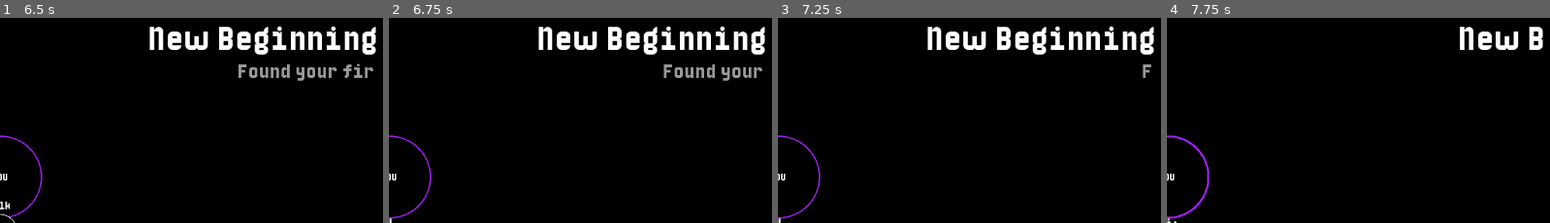
Above: before the commit, frames 1-4 (left to right).
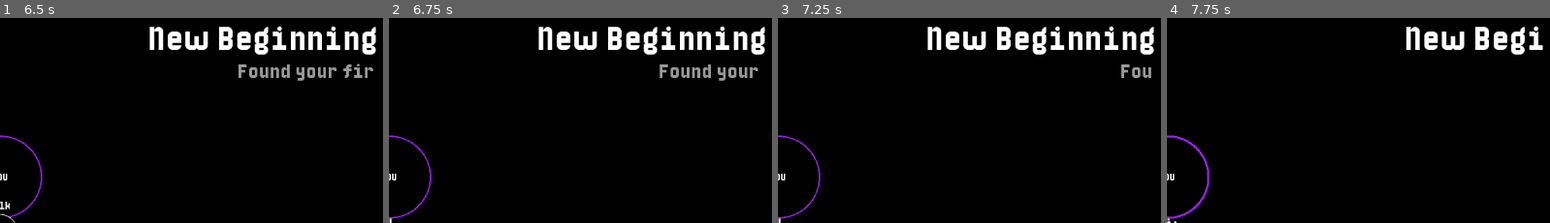
Above: after the commit, the same moments.

Repository: pirey0/LD58
Game: Godot game, scene res://main.tscn
Two runs of this game, one before a commit and one after it. Both use one fixed random seed, a clock stepped at 60 frames per second and the inputs below.
Inputs (mouse positions are % of the whole screen's width and height, from its top left):
- Up to frame 1 (6.5 s): click "Begin" at 0.5 s; click "Begin" at 1.25 s; click "Begin" at 2 s; tap Enter at 2.75, 5.75 s; move the mouse to (72, 42) at 2.77 s; tap 1 at 2.85 s; click (72, 42) at 2.92 s; drag from (30, 52) to (45, 68) at 3.52 s; move the mouse to (60, 24) at 4.27 s; tap 3 at 4.35 s; click (60, 24) at 4.42 s; tap Space at 5 s; drag from (45, 68) to (20, 31) at 5.02 s; move the mouse to (80, 63) at 5.77 s; tap Q at 5.85 s; click (80, 63) at 5.92 s
- Up to frame 2 (6.75 s): drag from (20, 31) to (35, 21) at 6.52 s
- Up to frame 3 (7.25 s): no input
- Up to frame 4 (7.75 s): move the mouse to (55, 47) at 7.27 s; tap 2 at 7.35 s; click (55, 47) at 7.42 s
The pictures show only the part of the screen within x 50-100%, y 8-58%; the shares and areas given below are measured in that part.

Frame 1 is identical in both runs. In frame 2, 1.0% of the frame differs, in the area x 70-98%, y 22-31%; in frame 3, 0.3%; in frame 4, 2.4%, in the area x 62-99%, y 3-18%.
Error in both runs: Invalid access to property or key 'position' on a base object of type 'null instance'. (res://progression/progression_step_2.gd:15)

Commit message:
finished progression setup

Diff:
--- a/balancing.gd
+++ b/balancing.gd
@@ -10,3 +10,10 @@
 
 const GOAL_NET_WORTH_1 := 25000
 const GOAL_NET_WORTH_2 := 100_000
+const GOAL_NET_WORTH_3 := 1_000_000
+const GOAL_NET_WORTH_4 := 1_000_000_000
+const GOAL_NET_WORTH_5 := 1_000_000_000_000
+
+const GOAL_PURCHASE_1 := 50_000_000
+
+const GOAL_FORTUNE_500 := 16_000_000_000
--- a/progression.gd
+++ b/progression.gd
@@ -17,6 +17,9 @@
 var received_loan := false
 var had_bankrupcy_with_debt := false
 var trading_goods_tier_2 := false
+var aquired_public_company := false #TODO
+var can_leverage_buyout := false #TODO
+var received_leveraged_buyout := false #TODO
 
 var net_worth := 0
 
--- a/progression/progression_step_12.gd
+++ b/progression/progression_step_12.gd
@@ -5,13 +5,14 @@
 	return "Economy of Scale"
 
 func get_display_descr() -> String:
-	return "You have now unlocked higher volume goods trading options. \nReach $s total eval." % Util.format_money(Balancing.GOAL_NET_WORTH_2)
+	return "You have now unlocked higher volume goods trading options. \nReach $s total value." % Util.format_money(Balancing.GOAL_NET_WORTH_2)
 
 func begin_step():
 	G.progression.trading_goods_tier_2 = true
 	super()
 
 func skip_step():
+	G.progression.trading_goods_tier_2 = true
 	super()
 
 func _physics_process(delta: float) -> void:
--- /dev/null
+++ b/progression/progression_step_13.gd
@@ -0,0 +1,19 @@
+extends ProgressionStep
+
+
+func get_display_title() -> String:
+	return "Going Private"
+
+func get_display_descr() -> String:
+	return "Loans will only take you so far. It's time to take it to the next step. \n Aquire a publicly traded company."
+
+func begin_step():
+	#TODO spawn in first few small companies
+	super()
+
+func skip_step():
+	super()
+
+func _physics_process(delta: float) -> void:
+	if G.progression.aquired_public_company:
+		finish()
--- /dev/null
+++ b/progression/progression_step_14.gd
@@ -0,0 +1,20 @@
+extends ProgressionStep
+
+
+func get_display_title() -> String:
+	return "Leveraged Buyout"
+
+func get_display_descr() -> String:
+	return "Buying a company directly can be profitable, but it requires a large amount capital. Maybe you can get a bank to share this burden."
+
+func begin_step():
+	G.progression.can_leverage_buyout = true
+	super()
+
+func skip_step():
+	G.progression.can_leverage_buyout = true
+	super()
+
+func _physics_process(delta: float) -> void:
+	if G.progression.received_leveraged_buyout:
+		finish()
--- /dev/null
+++ b/progression/progression_step_15.gd
@@ -0,0 +1,20 @@
+extends ProgressionStep
+
+
+func get_display_title() -> String:
+	return "The Big League"
+
+func get_display_descr() -> String:
+	return "It's time to start looking at the big players. \n Reach %s total value." % Util.format_money(Balancing.GOAL_NET_WORTH_3)
+
+func begin_step():
+	#TODO spawn in all companies
+	super()
+
+func skip_step():
+	#TODO spawn in all companies
+	super()
+
+func _physics_process(delta: float) -> void:
+	if G.progression.net_worth > Balancing.GOAL_NET_WORTH_3:
+		finish()
--- /dev/null
+++ b/progression/progression_step_16.gd
@@ -0,0 +1,19 @@
+extends ProgressionStep
+
+
+func get_display_title() -> String:
+	return "Heavy Hitter"
+
+func get_display_descr() -> String:
+	return "Aquire a company with an evaluation of at least %s." % Util.format_money(Balancing.GOAL_PURCHASE_1)
+
+func begin_step():
+	super()
+
+func skip_step():
+	super()
+
+func _physics_process(delta: float) -> void:
+	#TODO
+	pass
+		#finish()
--- /dev/null
+++ b/progression/progression_step_17.gd
@@ -0,0 +1,18 @@
+extends ProgressionStep
+
+
+func get_display_title() -> String:
+	return "Part of the 0.003%"
+
+func get_display_descr() -> String:
+	return "Reach a value of %s" % Util.format_money(Balancing.GOAL_NET_WORTH_4)
+
+func begin_step():
+	super()
+
+func skip_step():
+	super()
+
+func _physics_process(delta: float) -> void:
+	if G.progression.net_worth > Balancing.GOAL_NET_WORTH_4:
+		finish()
--- /dev/null
+++ b/progression/progression_step_18.gd
@@ -0,0 +1,18 @@
+extends ProgressionStep
+
+
+func get_display_title() -> String:
+	return "FORTUNE 500"
+
+func get_display_descr() -> String:
+	return "Aquire a Fortune 500 company. \n (>%s evaluation)" % Util.format_money(Balancing.GOAL_FORTUNE_500)
+
+func begin_step():
+	super()
+
+func skip_step():
+	super()
+
+func _physics_process(delta: float) -> void:
+	pass
+	#TODO
--- /dev/null
+++ b/progression/progression_step_19.gd
@@ -0,0 +1,18 @@
+extends ProgressionStep
+
+
+func get_display_title() -> String:
+	return "Suck it Elon"
+
+func get_display_descr() -> String:
+	return "Become the first Trilionair in the world."
+
+func begin_step():
+	super()
+
+func skip_step():
+	super()
+
+func _physics_process(delta: float) -> void:
+	if G.progression.net_worth > Balancing.GOAL_NET_WORTH_5:
+		finish()
--- /dev/null
+++ b/progression/progression_step_20.gd
@@ -0,0 +1,18 @@
+extends ProgressionStep
+
+
+func get_display_title() -> String:
+	return "Back to the Big 5"
+
+func get_display_descr() -> String:
+	return "Aquire and bankrupt one of the Big 6. (Apple, Microsoft, Alphabet, Amazon, NVIDIA, Meta)"
+
+func begin_step():
+	super()
+
+func skip_step():
+	super()
+
+func _physics_process(delta: float) -> void:
+	pass
+	#TODO
--- /dev/null
+++ b/progression/progression_step_21.gd
@@ -0,0 +1,18 @@
+extends ProgressionStep
+
+
+func get_display_title() -> String:
+	return "Monopoly"
+
+func get_display_descr() -> String:
+	return "Aquire and bankrupt every single public company."
+
+func begin_step():
+	super()
+
+func skip_step():
+	super()
+
+func _physics_process(delta: float) -> void:
+	pass
+	#TODO
Not shown, added: progression/progression_step_13.gd.uid
Not shown, added: progression/progression_step_14.gd.uid
Not shown, added: progression/progression_step_15.gd.uid
Not shown, added: progression/progression_step_16.gd.uid
Not shown, added: progression/progression_step_17.gd.uid
Not shown, added: progression/progression_step_18.gd.uid
Not shown, added: progression/progression_step_19.gd.uid
Not shown, added: progression/progression_step_20.gd.uid
Not shown, added: progression/progression_step_21.gd.uid
